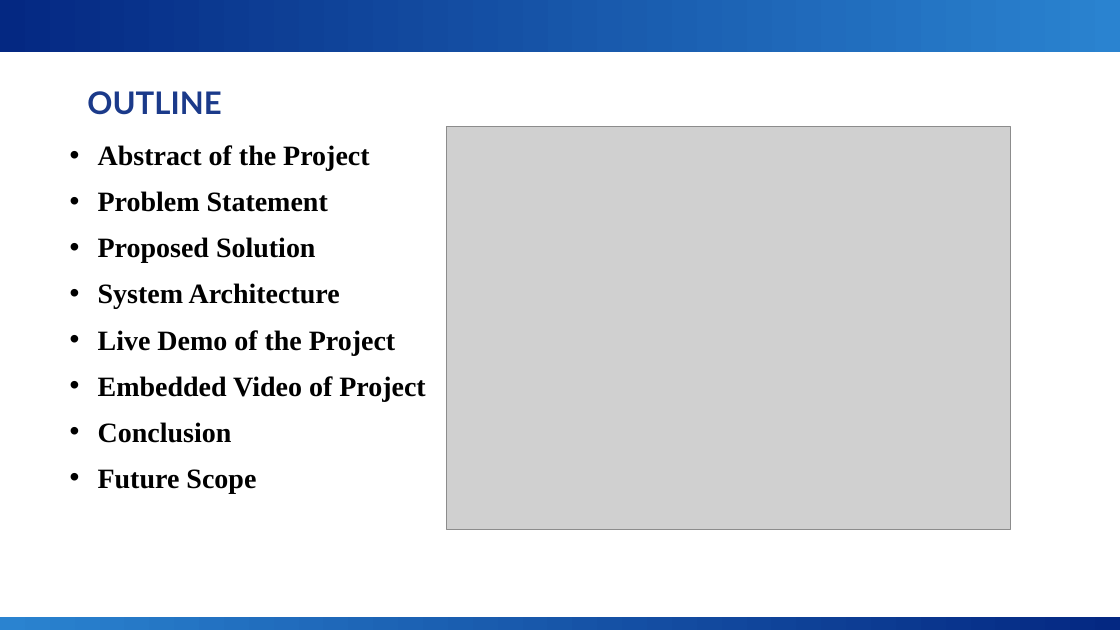
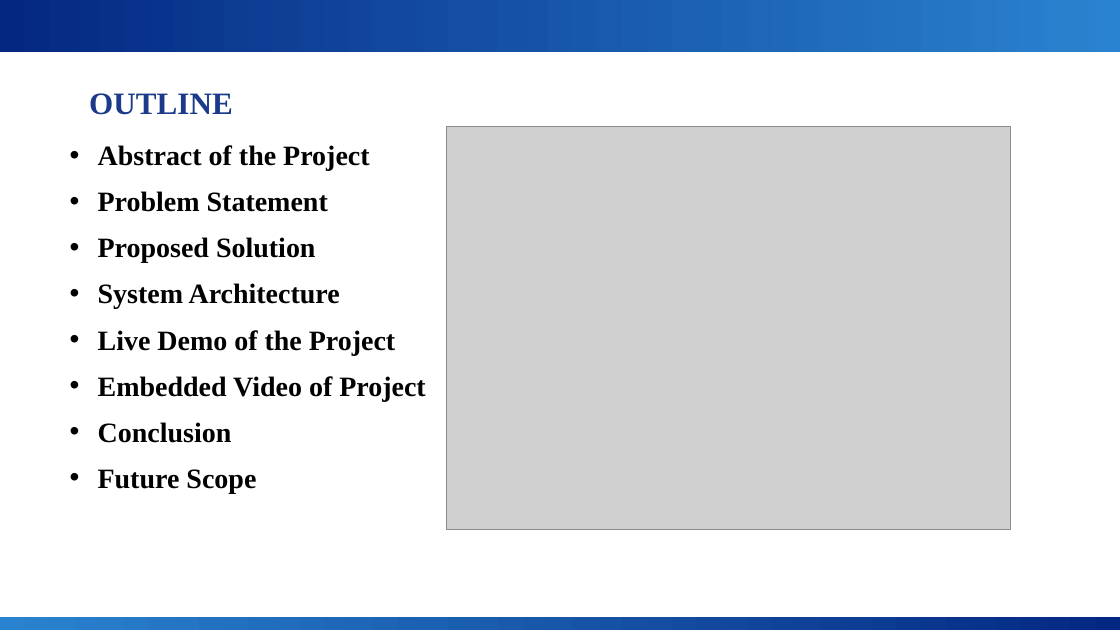
Before and after one commit to drkarpagambigaik-coder/AICW-Karpagambigai, a slide deck: slide 3 of Project -PPT.pptx (slide 2 before the commit). Drawn at 1120x630 pixels with LibreOffice and Linux fonts; fonts in the diff are those of the drawing; grey boxes stand for pictures; background and template pictures are left out. Boxes give left, top, right and bottom in pixels: in the first picture for what was removed or moved away, otherwise in the second. Text is boxed around its words. In the diff, an @@ line names an element or a change of style, - is before the commit and + after.

```diff
--- a/Project -PPT.pptx
+++ b/Project -PPT.pptx
@@ text "OUTLINE" at (x1=89, y1=93, x2=233, y2=115): font Lato to Times New Roman @@
```
Also in this commit, not shown: 14 other slides changed, 22 slides added, 2 slides removed.
